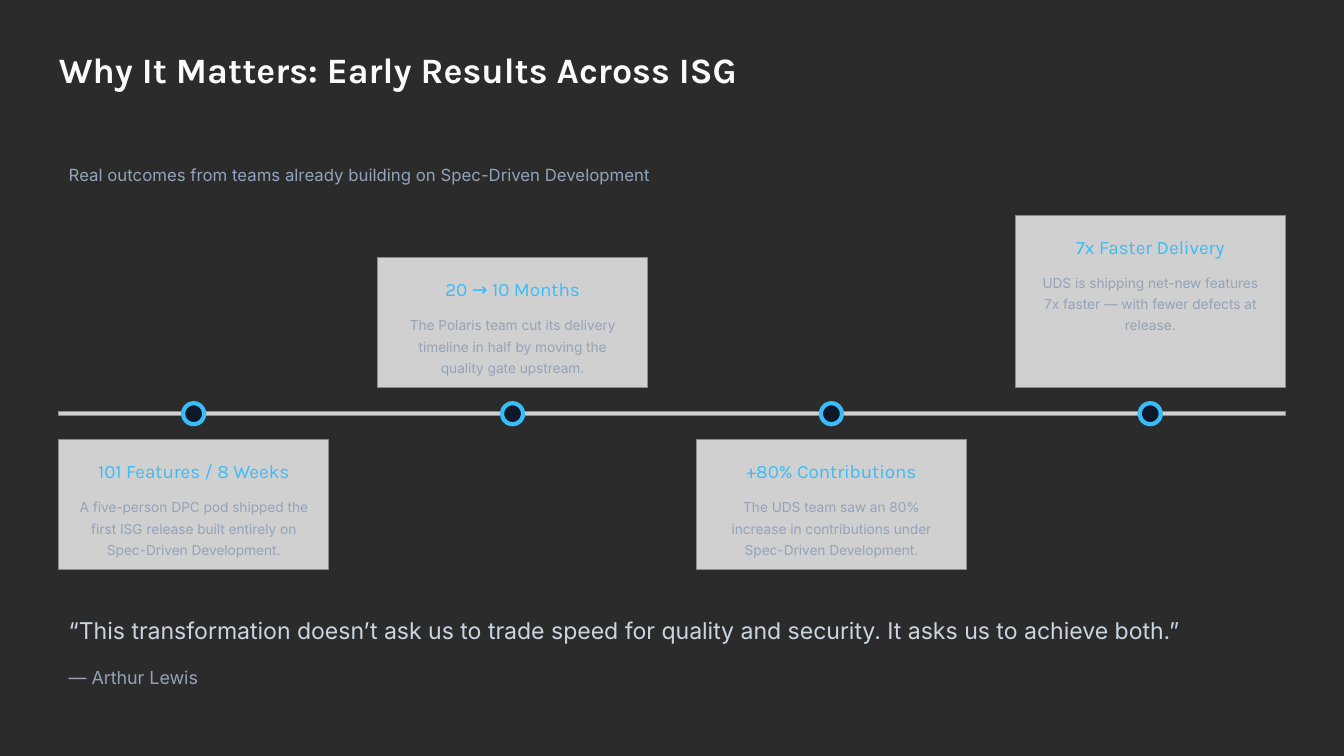
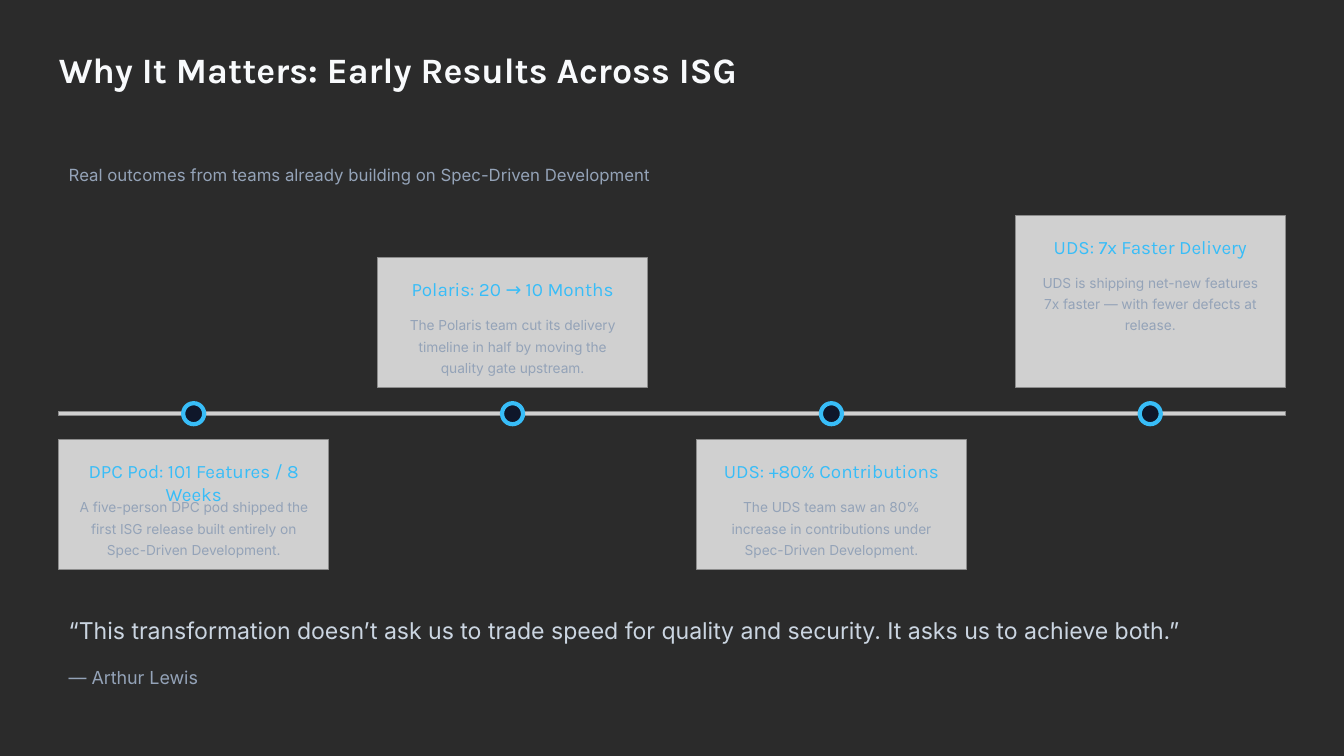
Before and after one commit to balakrishnaakuleti/harness_engineering, a slide deck: slide 11 of Harness Engineering in the Agentic Era (1).pptx (slide 3 before the commit). Drawn at 1344x756 pixels with LibreOffice and Linux fonts; fonts in the diff are those of the drawing; grey boxes stand for pictures; background and template pictures are left out; a plain dark background stands for a picture behind light text. Boxes give left, top, right and bottom in pixels: in the first picture for what was removed or moved away, otherwise in the second. Text is boxed around its words. In the diff, an @@ line names an element or a change of style, - is before the commit and + after.

Commit message:
PPT Updated

```diff
--- a/Harness Engineering in the Agentic Era (1).pptx
+++ b/Harness Engineering in the Agentic Era (1).pptx
@@ text at (x1=1054, y1=241, x2=1247, y2=259): text changed @@
-7x Faster Delivery
+UDS: 7x Faster Delivery
@@ text at (x1=412, y1=283, x2=614, y2=296): text changed @@
-20 → 10 Months
+Polaris: 20 → 10 Months
@@ text at (x1=89, y1=465, x2=299, y2=507): text changed @@
-101 Features / 8 Weeks
+DPC Pod: 101 Features / 8 Weeks
@@ text at (x1=724, y1=465, x2=938, y2=478): text changed @@
-+80% Contributions
+UDS: +80% Contributions
```
Also in this commit, not shown: 11 slides added.
